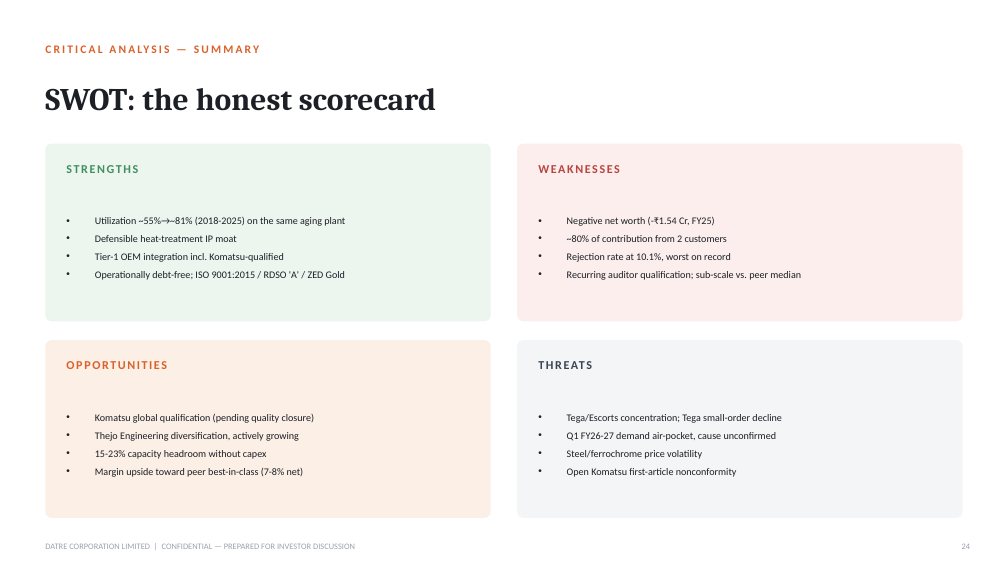
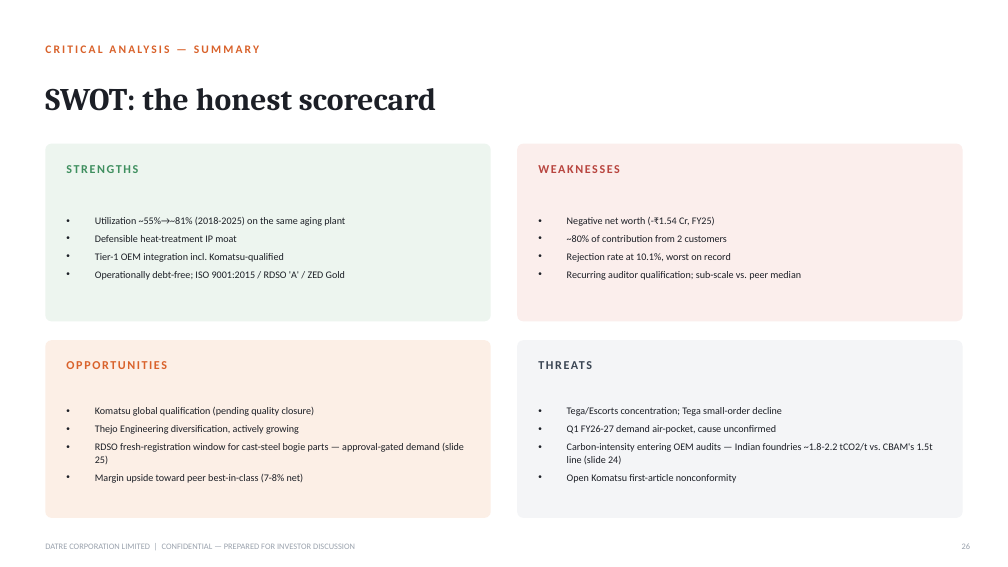
Before and after one commit to indutta/google-drive, a slide deck: slide 26 of investor-pitch/Datre_Corporation_Investor_Pitch.pptx (slide 24 before the commit). Drawn at 1008x567 pixels with LibreOffice and Linux fonts; fonts in the diff are those of the drawing. Boxes give left, top, right and bottom in pixels: in the first picture for what was removed or moved away, otherwise in the second. Text is boxed around its words. In the diff, an @@ line names an element or a change of style, - is before the commit and + after.

```diff
--- a/investor-pitch/Datre_Corporation_Investor_Pitch.pptx
+++ b/investor-pitch/Datre_Corporation_Investor_Pitch.pptx
@@ text at [95,443,464,464]: text changed @@
-• 15-23% capacity headroom without capex
+• RDSO fresh-registration window for cast-steel bogie parts — approval-gated demand (slide 25)
@@ text at [567,443,933,464]: text changed @@
-• Steel/ferrochrome price volatility
+• Carbon-intensity entering OEM audits — Indian foundries ~1.8-2.2 tCO2/t vs. CBAM's 1.5t line (slide 24)
```
Also in this commit, not shown: 4 other slides changed, 2 slides added, 1 other file.
